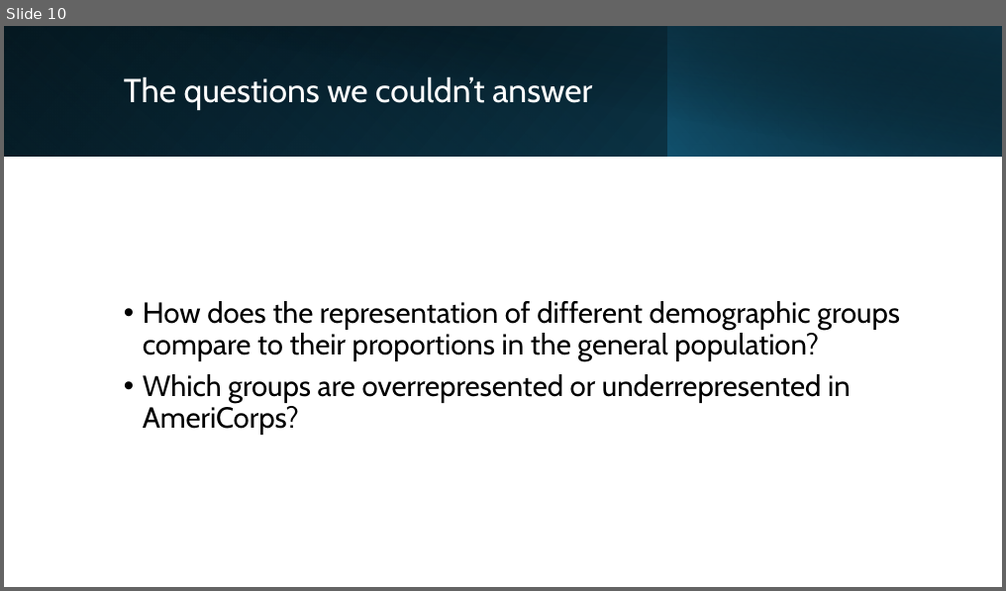
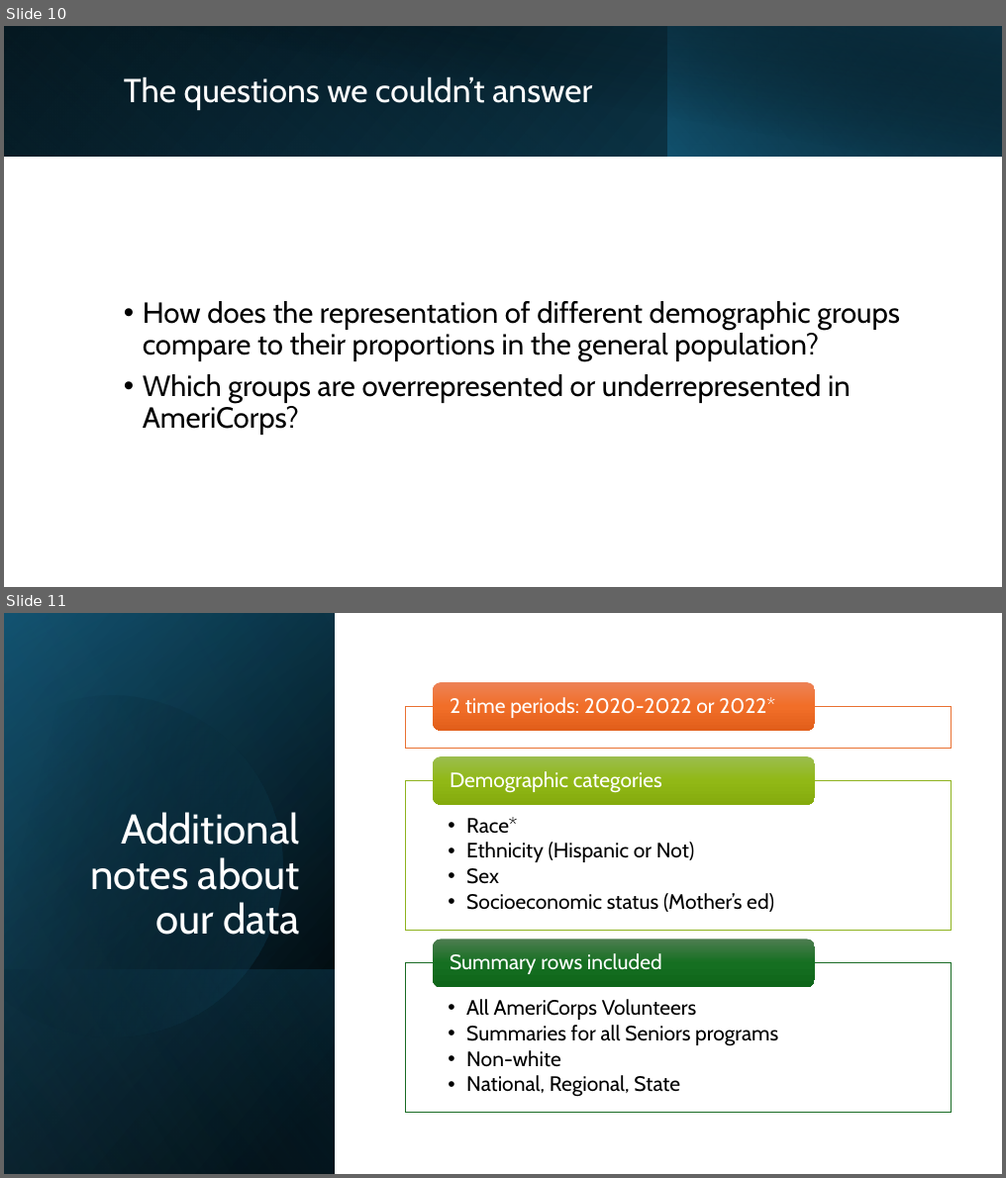
Before and after one commit to Anusha-raju/AmeriCorps-Volunteers, a slide deck: AmeriCorps EDA.pptx. Shown one above the other, each under a label of ours: slide 10 before the commit, slides 10 and 11 after it. The pictures are 1006x591 and 1006x1178 pixels, drawn with LibreOffice and Linux fonts; fonts in the diff are those of the drawing. Boxes give left, top, right and bottom in pixels: in the first picture for what was removed or moved away, otherwise in the second. Text is boxed around its words. In the diff, an @@ line names an element or a change of style, - is before the commit and + after.

```diff
--- a/AmeriCorps EDA.pptx
+++ b/AmeriCorps EDA.pptx
@@ slide 11 added at box(4, 613, 1002, 1174), background #FFFFFF @@
@@ rectangle added at box(4, 613, 335, 1174), fill gradient #000000 to #104862 @@
@@ rectangle added at box(4, 614, 335, 1174), fill gradient #000000 to #156082 @@
@@ rectangle added at box(4, 613, 335, 1174), fill gradient #000000 to #46B1E1 @@
@@ freeform shape added at box(4, 655, 324, 1072), fill gradient #000000 to #156082 @@
@@ title added at box(90, 812, 300, 935), 40 pt, text #FFFFFF @@
+Additional notes about our data
@@ group added at box(405, 682, 951, 1113): 5 texts, 3 rectangles, 3 rounded rectangles @@
+2 time periods: 2020-2022 or 2022*
+  • Race*
+  • Ethnicity (Hispanic or Not)
+  • Sex
+  • Socioeconomic status (Mother’s ed)
+Demographic categories
+  • All AmeriCorps Volunteers
+  • Summaries for all Seniors programs
+  • Non-white
+  • National, Regional, State
+Summary rows included
@@ rectangle added at box(4, 969, 335, 1174), fill gradient #156082 to #000000 @@
```
Also in this commit, not shown: 2 slides changed, 1 other file.
